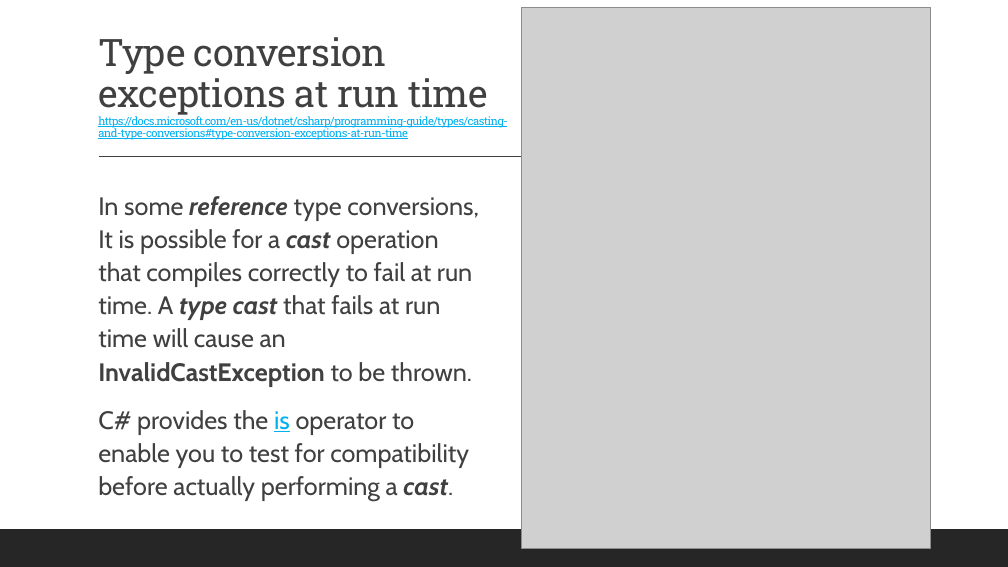
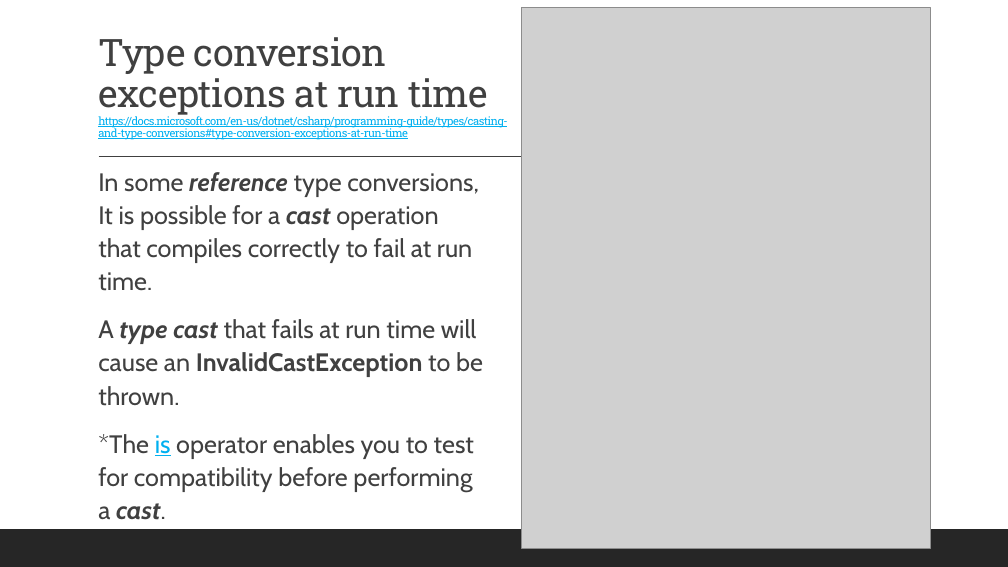
Before and after one commit to 2002-feb24-net/trainer-code, a slide deck: slide 6 of 1-csharp/MarksCodeAndPPTs/DotNetPPTs/D3_.NET_CastingAndTypeConversion.pptx. Drawn at 1008x567 pixels with LibreOffice and Linux fonts; fonts in the diff are those of the drawing; grey boxes stand for pictures. Boxes give left, top, right and bottom in pixels: in the first picture for what was removed or moved away, otherwise in the second. Text is boxed around its words. In the diff, an @@ line names an element or a change of style, - is before the commit and + after.

```diff
--- a/1-csharp/MarksCodeAndPPTs/DotNetPPTs/D3_.NET_CastingAndTypeConversion.pptx
+++ b/1-csharp/MarksCodeAndPPTs/DotNetPPTs/D3_.NET_CastingAndTypeConversion.pptx
@@ text at <box>98,172,483,520</box>: text changed @@
-  In some reference type conversions, It is possible for a cast operation that compiles correctly to fail at run time. A type cast that fails at run time will cause an InvalidCastException to be thrown.
-  C# provides the is operator to enable you to test for compatibility before actually performing a cast.
+  In some reference type conversions, It is possible for a cast operation that compiles correctly to fail at run time.
+  A type cast that fails at run time will cause an InvalidCastException to be thrown.
+  *The is operator enables you to test for compatibility before performing a cast.
```
Also in this commit, not shown: 7 other slides changed, 1 other file.
